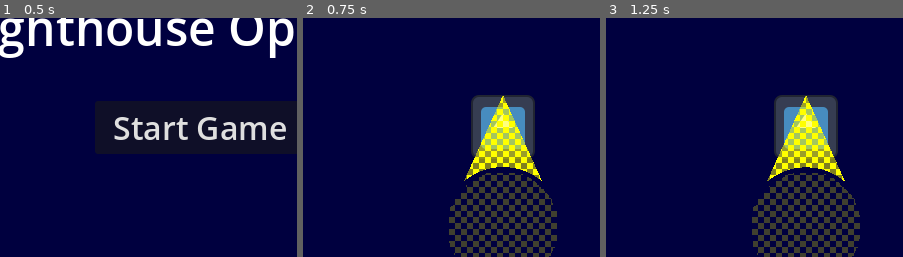
Above: before the commit, frames 1-3 (left to right).
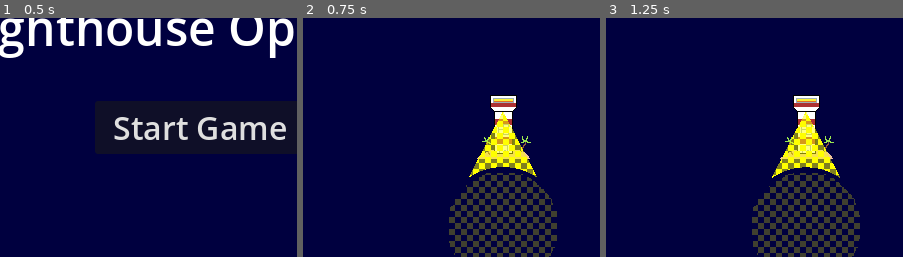
Above: after the commit, the same moments.

Repository: hammy275/lighthouse-operator
Game: Godot game, scene res://Scenes/title_screen.tscn
The game is run twice, just before and just after one commit, with the same random seed, the same clock (stepped at 60 frames per second) and the same inputs. The engine's default icon, where the game draws it, is replaced by a stand-in: a white triangle on a blue panel in a dark square.
Inputs:
- Up to frame 1 (0.5 s): no input
- Up to frame 2 (0.75 s): click "Start Game" at 0.5 s
- Up to frame 3 (1.25 s): no input
The pictures show only the part of the screen within x 7-57%, y 3-53%; the shares and areas given below are measured in that part.

Frame 1 is identical in both runs. In frame 2, 5.0% of the frame differs, in the area x 54-81%, y 32-69%; in frame 3, 5.0%.

Commit message:
Lighthouse Sprite

Diff:
--- a/Scenes/lighthouse.tscn
+++ b/Scenes/lighthouse.tscn
@@ -1,7 +1,7 @@
 [gd_scene format=3 uid="uid://c1loicnfuquuq"]
 
 [ext_resource type="Script" uid="uid://0sa2tqr1e331" path="res://Scripts/lighthouse.gd" id="1_3v32o"]
-[ext_resource type="Texture2D" uid="uid://dwbwfhu34byfj" path="res://icon.svg" id="1_yevh3"]
+[ext_resource type="Texture2D" uid="uid://thnmtuuj04sy" path="res://Images/Lighthouse.png" id="2_ejxau"]
 [ext_resource type="Shader" uid="uid://pdft08h0j2vg" path="res://Shaders/dither.gdshader" id="3_vdw5v"]
 [ext_resource type="Shader" uid="uid://dkqoigsdwa2ih" path="res://Shaders/light_path.gdshader" id="4_ejxau"]
 
@@ -43,8 +43,7 @@
 shape = SubResource("RectangleShape2D_g4v7s")
 
 [node name="Sprite" type="Sprite2D" parent="." unique_id=1310792525]
-scale = Vector2(0.5, 0.5)
-texture = ExtResource("1_yevh3")
+texture = ExtResource("2_ejxau")
 
 [node name="LightPath" type="Polygon2D" parent="." unique_id=1445128242]
 material = SubResource("ShaderMaterial_yf5fn")
Binary file added: Images/Lighthouse.png
Not shown, added: Images/Lighthouse.png.import
Binary file added: Sprites/Lighthouse.aseprite
